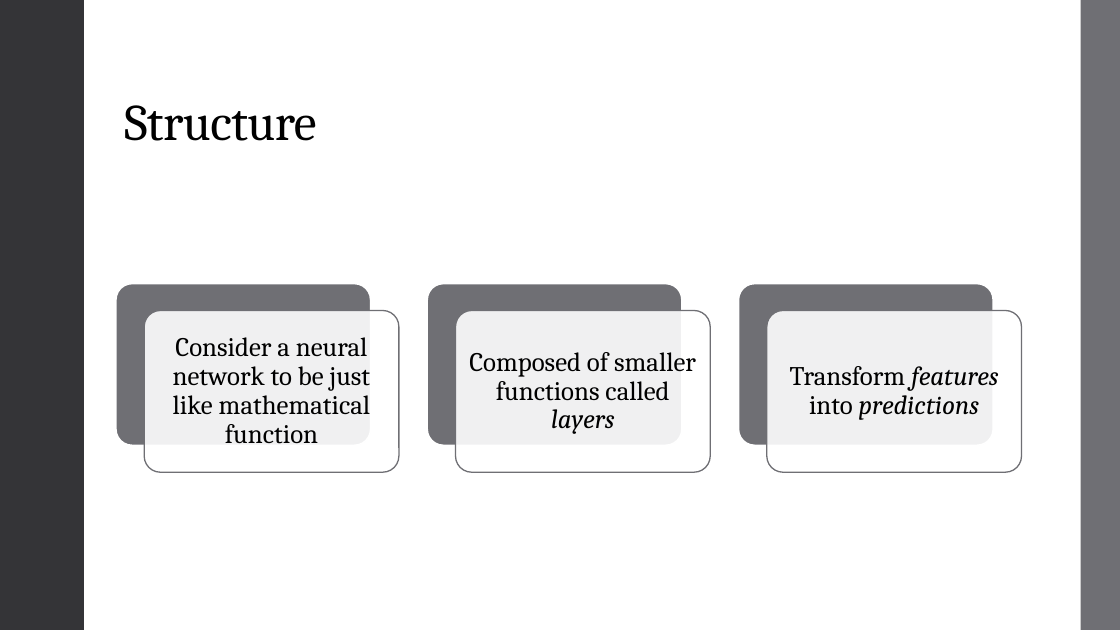
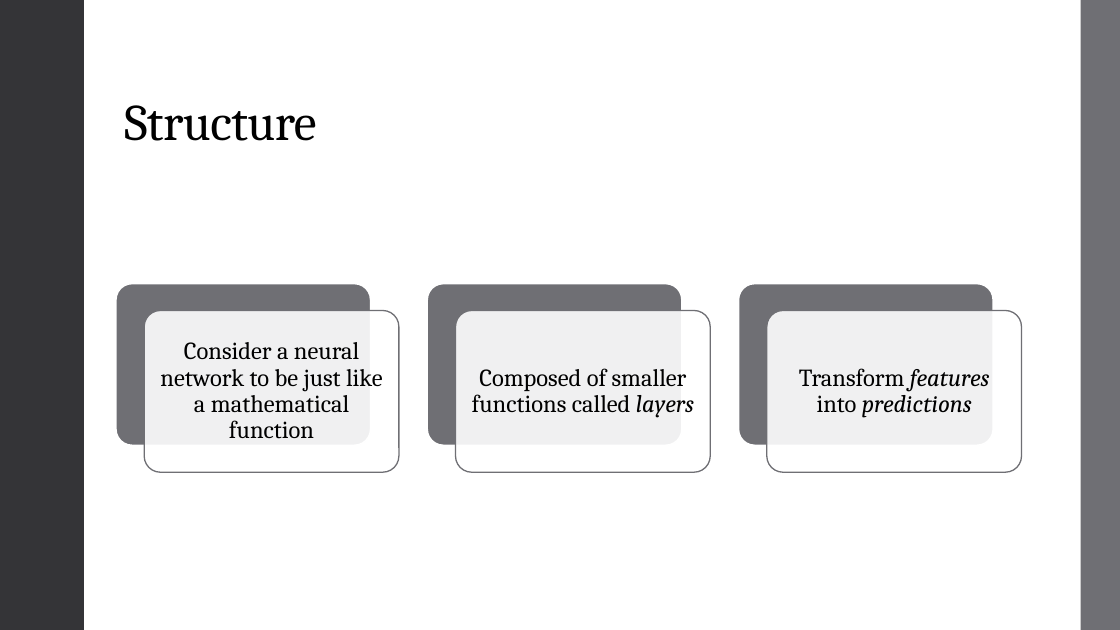
Before and after one commit to landonbuell/Buell-Senior-Thesis, a slide deck: slide 7 of JMMPaper/Musical Instrument Classification Using a Hybrid Neural Network BuellShortv1.pptx. Drawn at 1120x630 pixels with LibreOffice and Linux fonts; fonts in the diff are those of the drawing. Boxes give left, top, right and bottom in pixels: in the first picture for what was removed or moved away, otherwise in the second. Text is boxed around its words. In the diff, an @@ line names an element or a change of style, - is before the commit and + after.

```diff
--- a/JMMPaper/Musical Instrument Classification Using a Hybrid Neural Network BuellShortv1.pptx
+++ b/JMMPaper/Musical Instrument Classification Using a Hybrid Neural Network BuellShortv1.pptx
@@ text "Composed of smaller functions called ..." at [472, 368, 694, 418]: size 23 to 21 pt @@
@@ text "Transform features into predictions" at [799, 368, 990, 418]: size 23 to 21 pt @@
@@ text at [160, 342, 383, 439]: text changed; size 23 to 21 pt @@
-Consider a neural network to be just like mathematical function
+Consider a neural network to be just like a mathematical function
```
Also in this commit, not shown: 10 other slides changed, 2 slides added, 2 slides removed, 7 other files.
